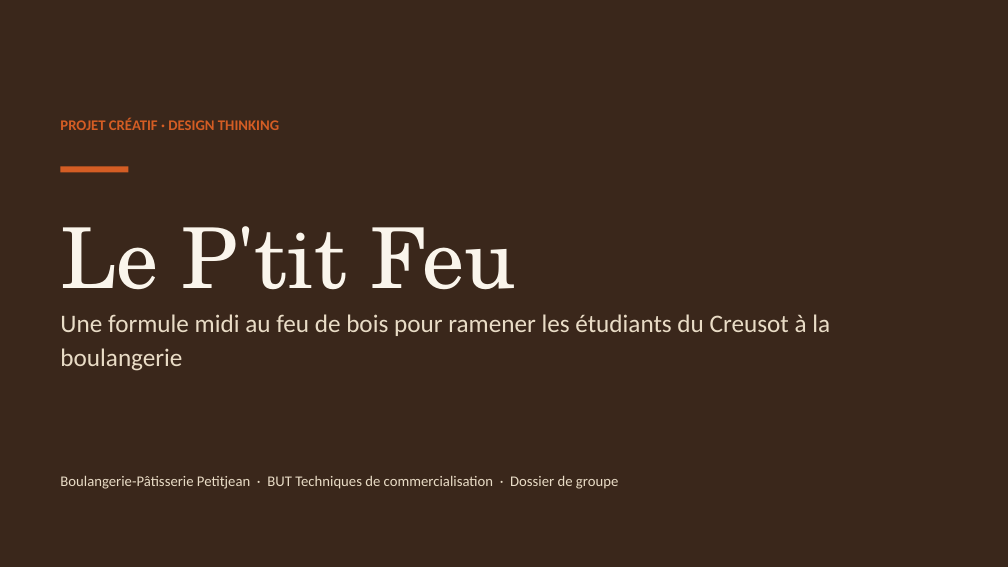
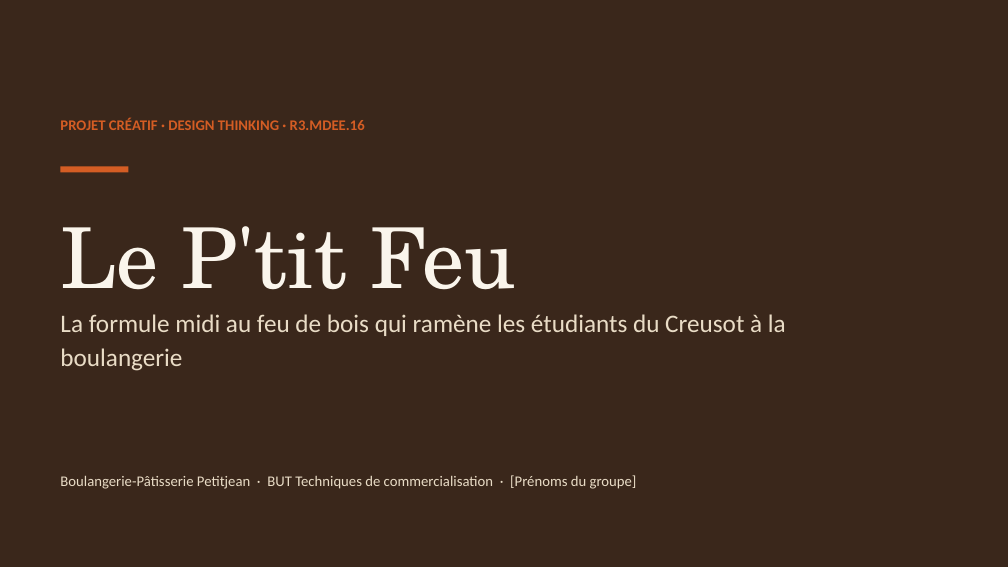
Before and after one commit to matheoguz/Devoir-TC-, a slide deck: slide 1 of design-thinking-petitjean/Le-Ptit-Feu-diapo.pptx. Drawn at 1008x567 pixels with LibreOffice and Linux fonts; fonts in the diff are those of the drawing. Boxes give left, top, right and bottom in pixels: in the first picture for what was removed or moved away, otherwise in the second. Text is boxed around its words. In the diff, an @@ line names an element or a change of style, - is before the commit and + after.

```diff
--- a/design-thinking-petitjean/Le-Ptit-Feu-diapo.pptx
+++ b/design-thinking-petitjean/Le-Ptit-Feu-diapo.pptx
@@ text at [60, 118, 365, 130]: text changed @@
-PROJET CRÉATIF · DESIGN THINKING
+PROJET CRÉATIF · DESIGN THINKING · R3.MDEE.16
@@ text at [60, 314, 786, 371]: text changed @@
-Une formule midi au feu de bois pour ramener les étudiants du Creusot à la boulangerie
+La formule midi au feu de bois qui ramène les étudiants du Creusot à la boulangerie
@@ text at [60, 475, 637, 489]: text changed @@
-Boulangerie-Pâtisserie Petitjean · BUT Techniques de commercialisation · Dossier de groupe
+Boulangerie-Pâtisserie Petitjean · BUT Techniques de commercialisation · [Prénoms du groupe]
```
Also in this commit, not shown: 11 other slides changed, 6 slides added, 2 slides removed, 4 other files.
